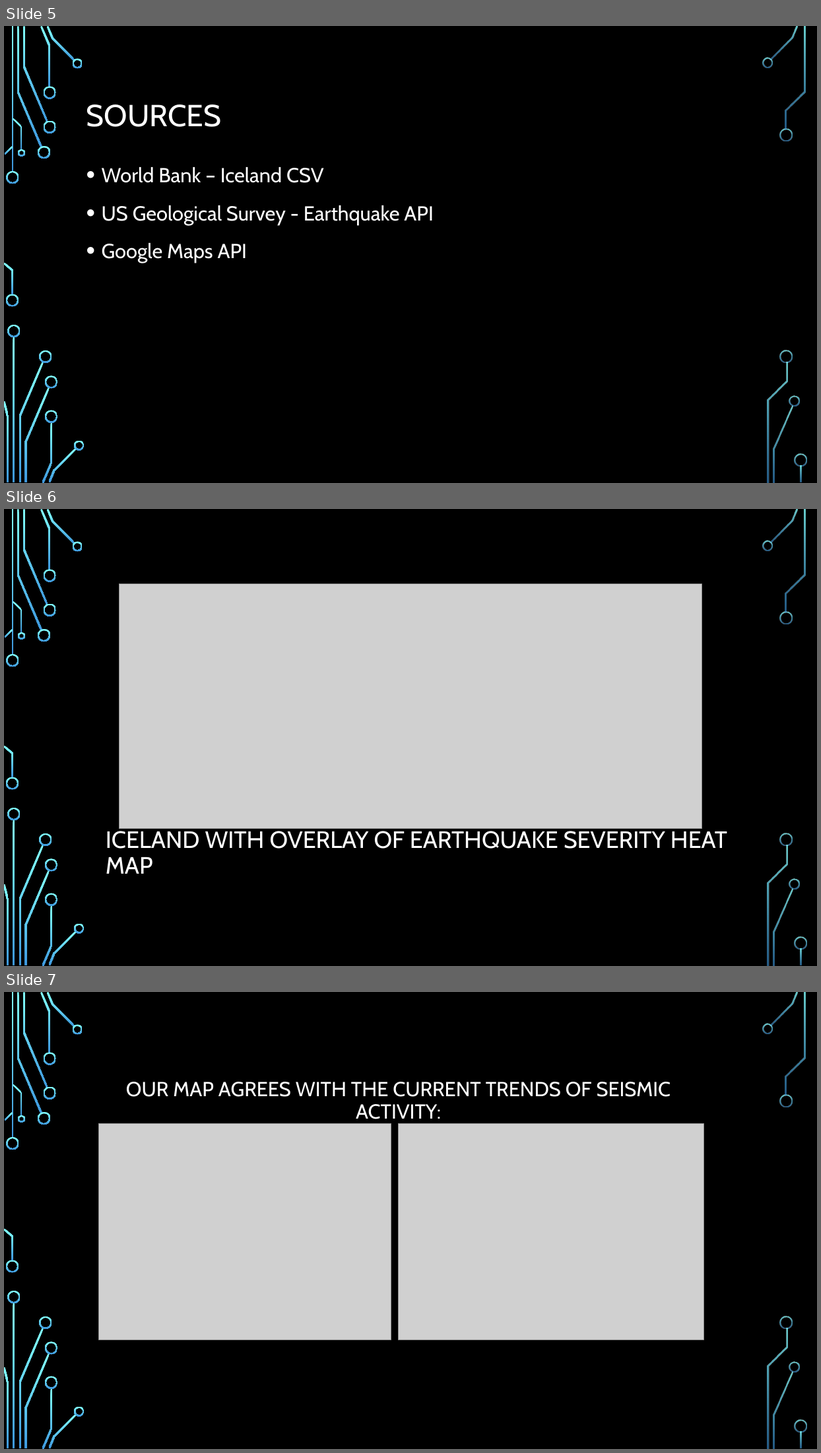
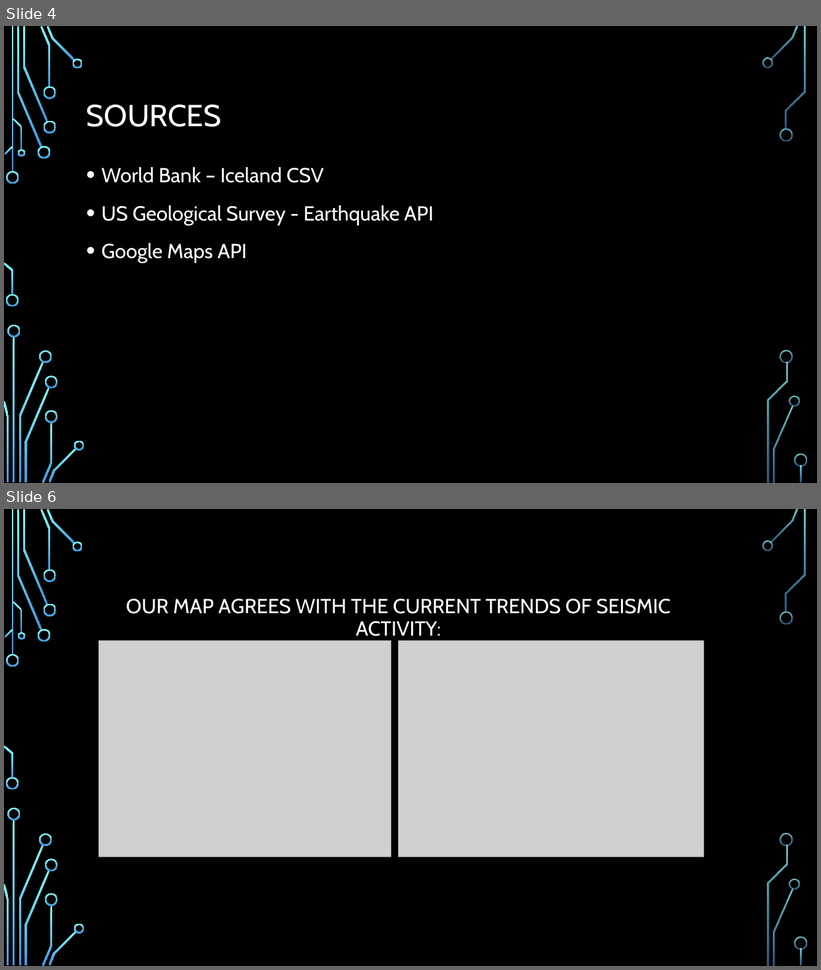
Before and after one commit to kennknisley/project-one-back, a slide deck: Iceland_presentation.pptx. Shown one above the other, each under a label of ours: slides 5, 6 and 7 before the commit, slides 4 and 6 after it; the slides between them are not shown. The pictures are 821x1453 and 821x970 pixels, drawn with LibreOffice and Linux fonts; fonts in the diff are those of the drawing; grey boxes stand for pictures; background and template pictures are left out. Boxes give left, top, right and bottom in pixels: in the first picture for what was removed or moved away, otherwise in the second. Text is boxed around its words. In the diff, an @@ line names an element or a change of style, - is before the commit and + after.

```diff
--- a/Iceland_presentation.pptx
+++ b/Iceland_presentation.pptx
@@ slide 6 removed at bbox=[4, 509, 817, 966], background picture (left out); not listed: 36 template elements that a slide beside it also shows @@
@@ picture removed at bbox=[120, 584, 702, 828] @@
@@ title removed at bbox=[106, 828, 727, 874] @@
-ICELAND WITH OVERLAY OF EARTHQUAKE SEVERITY HEAT MAP
@@ what was slide 5 is now slide 4 @@
@@ what was slide 7 is now slide 6 @@
```
Also in this commit, not shown: 3 slides changed, 7 slides added, 8 other slides removed, 1 other file.
